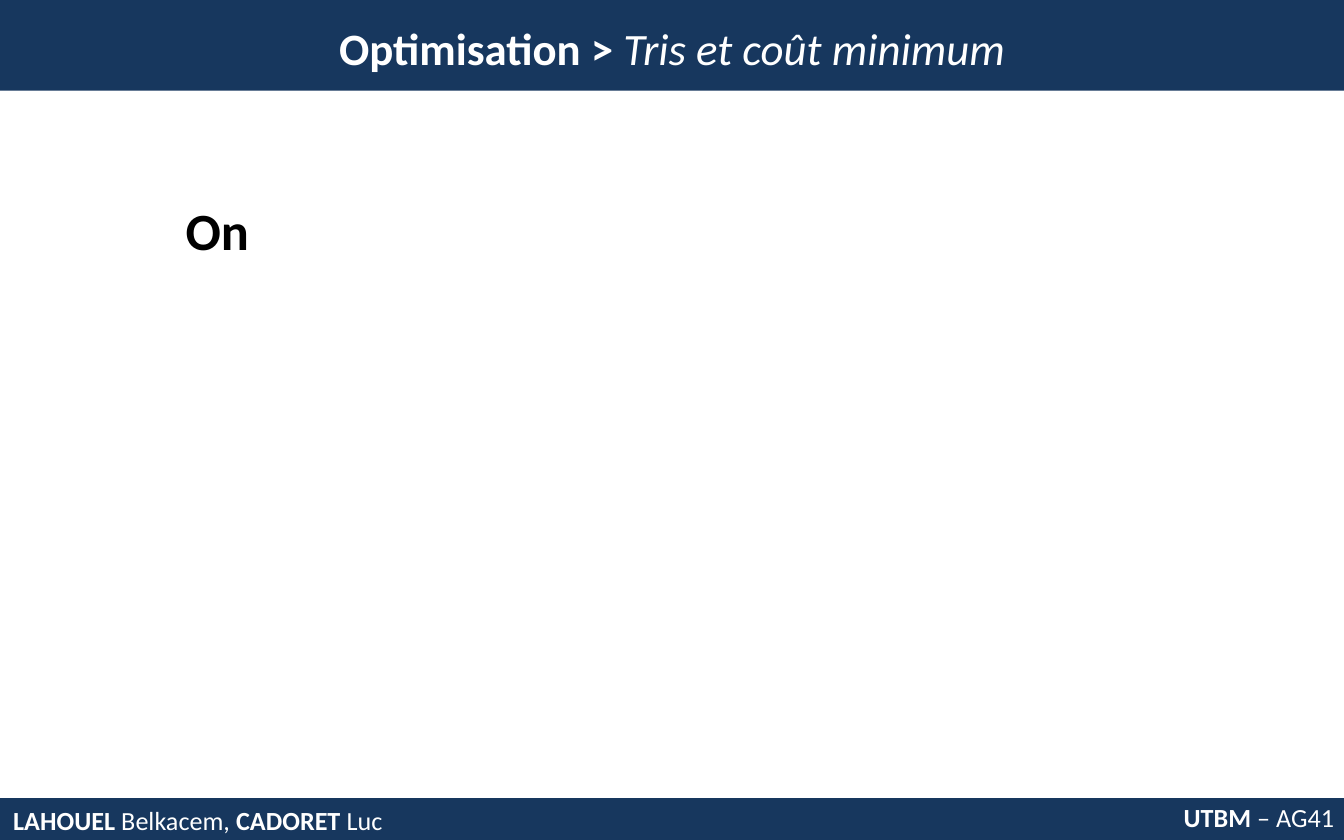
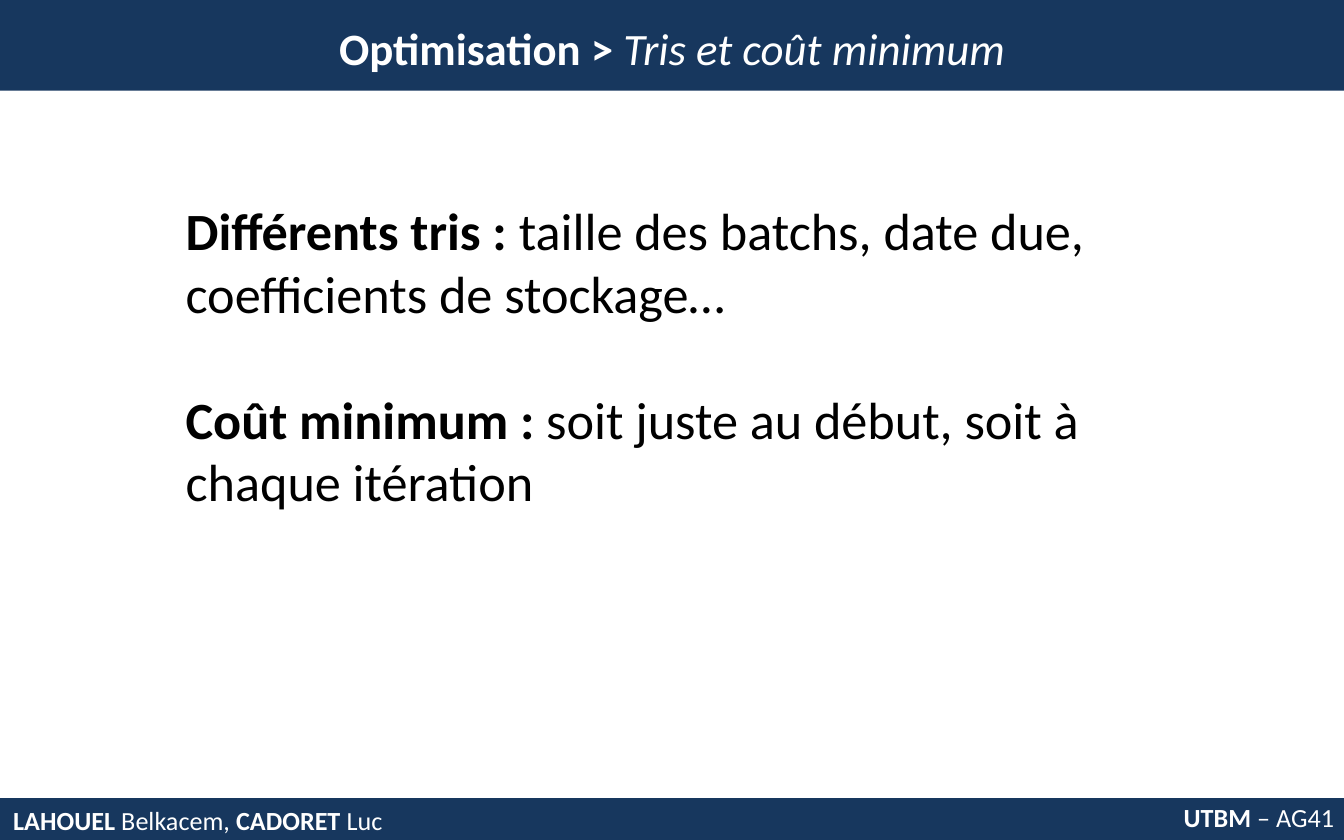
Before and after one commit to belkacemlahouel/AG41_Exacte, a slide deck: slide 7 of pst.pptx (slide 8 before the commit). Drawn at 1344x840 pixels with LibreOffice and Linux fonts; fonts in the diff are those of the drawing. Boxes give left, top, right and bottom in pixels: in the first picture for what was removed or moved away, otherwise in the second. Text is boxed around its words. In the diff, an @@ line names an element or a change of style, - is before the commit and + after.

```diff
--- a/pst.pptx
+++ b/pst.pptx
@@ text at bbox=[186, 213, 1084, 510]: text changed; bold off @@
-On
+Différents tris : taille des batchs, date due, coefficients de stockage…
+Coût minimum : soit juste au début, soit à chaque itération
```
Also in this commit, not shown: 2 other slides changed, 1 slide removed.
